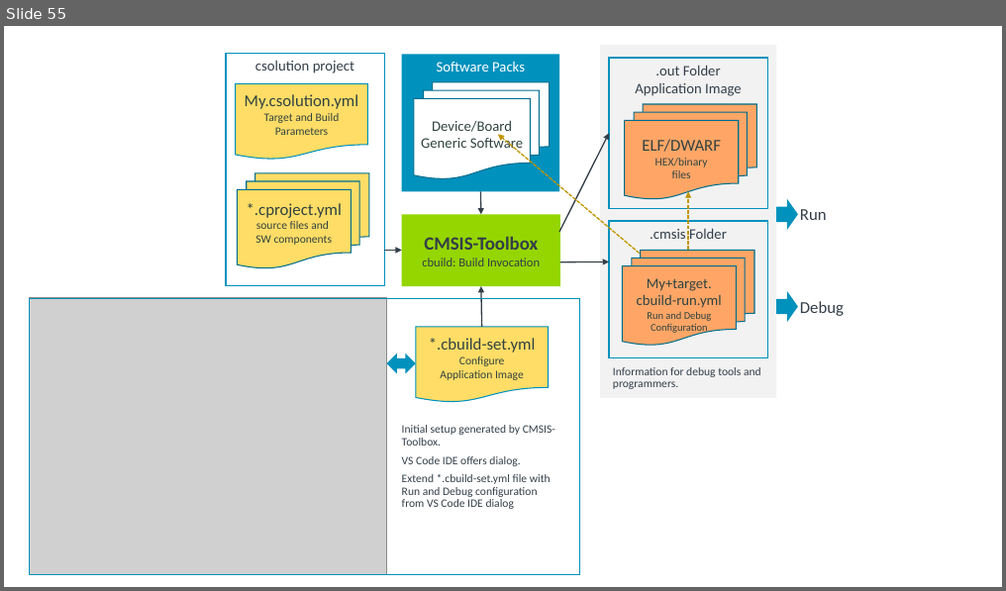
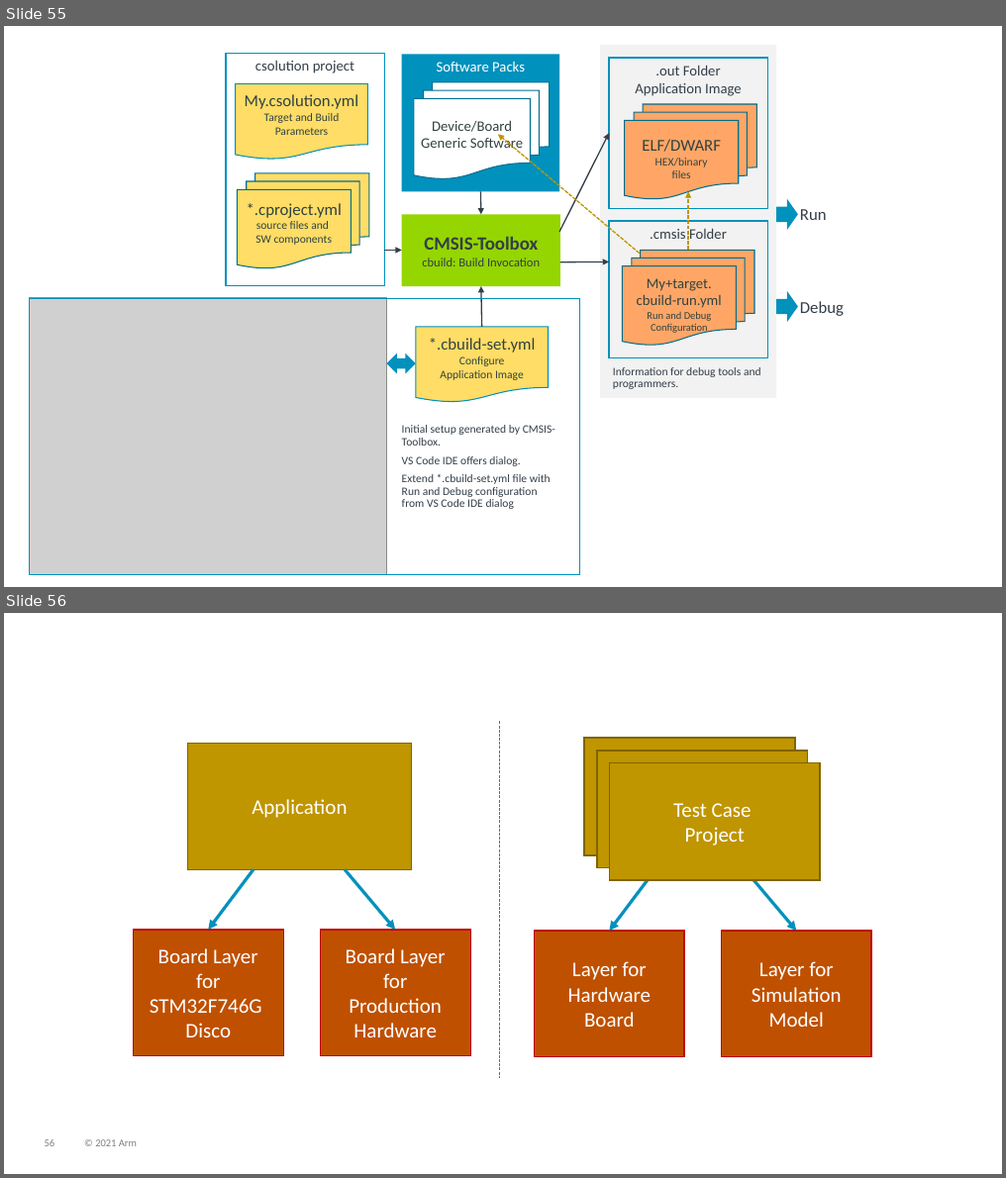
Before and after one commit to Open-CMSIS-Pack/cmsis-toolbox, a slide deck: docs/images/overview.pptx. Shown one above the other, each under a label of ours: slide 55 before the commit, slides 55 and 56 after it. The pictures are 1006x591 and 1006x1178 pixels, drawn with LibreOffice and Linux fonts; fonts in the diff are those of the drawing; grey boxes stand for pictures. Boxes give left, top, right and bottom in pixels: in the first picture for what was removed or moved away, otherwise in the second. Text is boxed around its words. In the diff, an @@ line names an element or a change of style, - is before the commit and + after.

```diff
--- a/docs/images/overview.pptx
+++ b/docs/images/overview.pptx
@@ slide 56 added at (x1=4, y1=613, x2=1002, y2=1174), background #FFFFFF @@
@@ line added from (500, 722) to (500, 1078), #0091BD 1 pt dashed @@
@@ rectangle added at (x1=187, y1=744, x2=412, y2=869), fill #BF9500, outline #806400 1 pt, 20 pt, text #FFFFFF @@
+Application
@@ rectangle added at (x1=584, y1=738, x2=795, y2=856), fill #BF9500, outline #806400 1.5 pt, 20 pt, text #FFFFFF @@
+Test Case
+Project
@@ rectangle added at (x1=597, y1=751, x2=808, y2=868), fill #BF9500, outline #806400 1.5 pt, 20 pt, text #FFFFFF @@
+Test Case
+Project
@@ rectangle added at (x1=610, y1=762, x2=821, y2=880), fill #BF9500, outline #806400 1.5 pt, 20 pt, text #FFFFFF @@
+Test Case
+Project
@@ arrow added from (253, 869) to (208, 930), #0091BD 3 pt @@
@@ arrow added from (345, 869) to (395, 930), #0091BD 3 pt @@
@@ arrow added from (654, 870) to (610, 931), #0091BD 3 pt @@
@@ arrow added from (746, 870) to (797, 931), #0091BD 3 pt @@
@@ rectangle added at (x1=133, y1=930, x2=283, y2=1056), fill #BF5000, outline #C00000 1 pt, 20 pt, text #FFFFFF @@
+Board Layer
+for
+STM32F746G
+Disco
@@ rectangle added at (x1=320, y1=930, x2=470, y2=1056), fill #BF5000, outline #C00000 1 pt, 20 pt, text #FFFFFF @@
+Board Layer
+for
+Production
+Hardware
@@ rectangle added at (x1=534, y1=931, x2=684, y2=1057), fill #BF5000, outline #C00000 1.5 pt, 20 pt, text #FFFFFF @@
+Layer for
+Hardware Board
@@ rectangle added at (x1=721, y1=931, x2=871, y2=1057), fill #BF5000, outline #C00000 1.5 pt, 20 pt, text #FFFFFF @@
+Layer for
+Simulation Model
@@ page number added at (x1=45, y1=1140, x2=55, y2=1147), 10 pt, text #7F7F7F @@
+56
@@ text added at (x1=95, y1=1140, x2=137, y2=1147), 10 pt, text #7F7F7F @@
+© 2021 Arm
```
Also in this commit, not shown: 3 other slides added, 17 other files.
